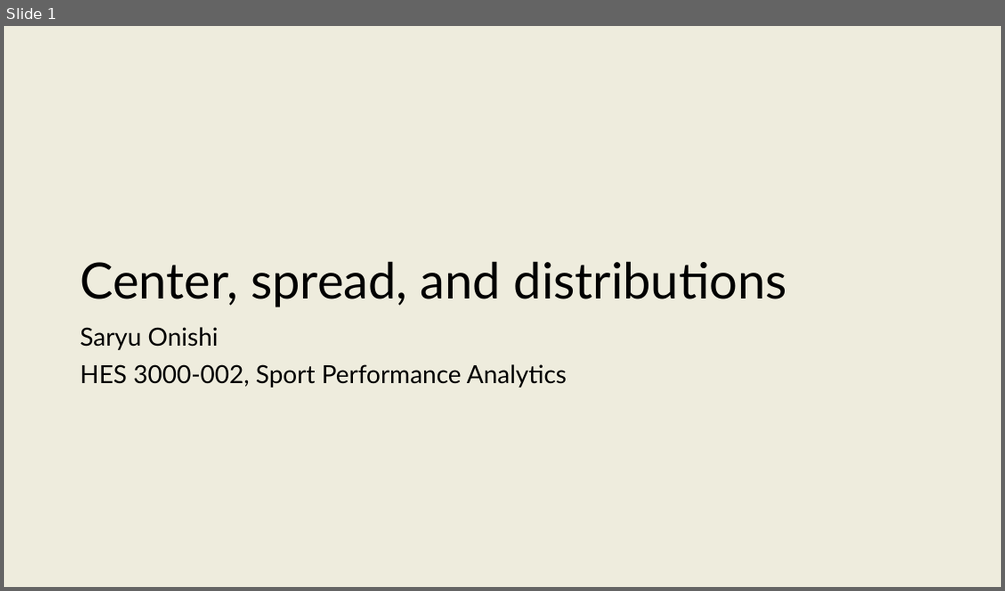
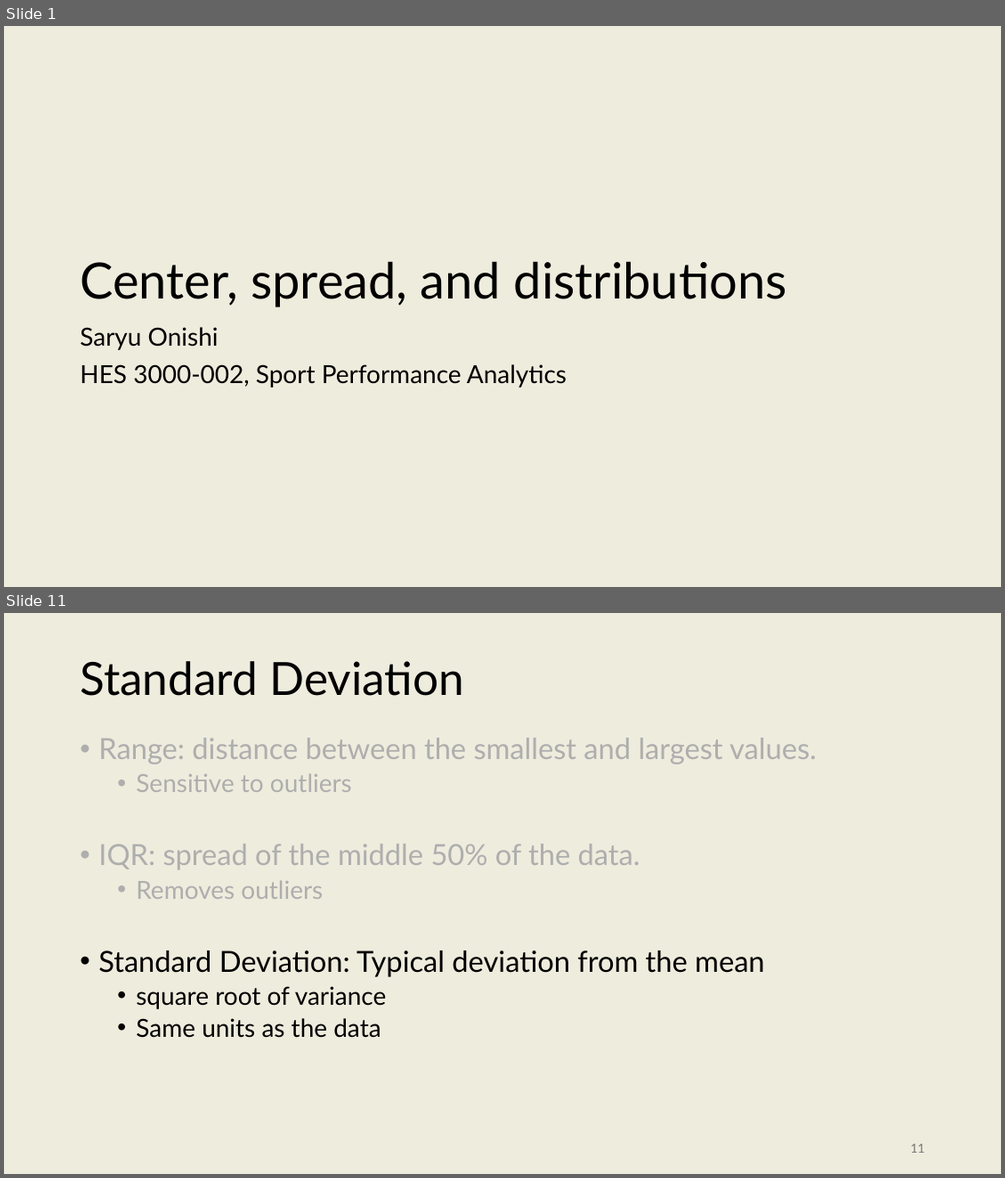
Before and after one commit to onishisaryu/HES-3000-Sports-Data-Analytics, a slide deck: pptx/Lecture8.pptx. Shown one above the other, each under a label of ours: slide 1 before the commit, slides 1 and 11 after it; the slides between them are not shown. The pictures are 1005x591 and 1005x1178 pixels, drawn with LibreOffice and Linux fonts; fonts in the diff are those of the drawing. Boxes give left, top, right and bottom in pixels: in the first picture for what was removed or moved away, otherwise in the second. Text is boxed around its words. In the diff, an @@ line names an element or a change of style, - is before the commit and + after.

```diff
--- a/pptx/Lecture8.pptx
+++ b/pptx/Lecture8.pptx
@@ slide 11 added at box(4, 613, 1001, 1174), background #EEECDD @@
@@ title added at box(80, 661, 464, 696), 44 pt, text #000000 @@
+Standard Deviation
@@ text added at box(98, 738, 817, 1038), 28 pt, text #AEAEAE @@
+• Range: distance between the smallest and largest values.
+  • Sensitive to outliers
+• IQR: spread of the middle 50% of the data.
+  • Removes outliers
+• Standard Deviation: Typical deviation from the mean
+  • square root of variance
+  • Same units as the data
@@ page number added at box(910, 1143, 924, 1152), 12 pt, text #797979 @@
+11
```
Also in this commit, not shown: 34 other slides added, 3 slides removed, 2 other files.
